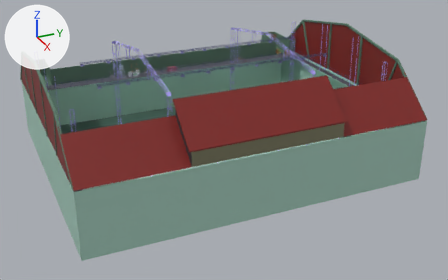
One commit to the Blender file Materials/MapLevel12.blend: the scene before it, then after it.
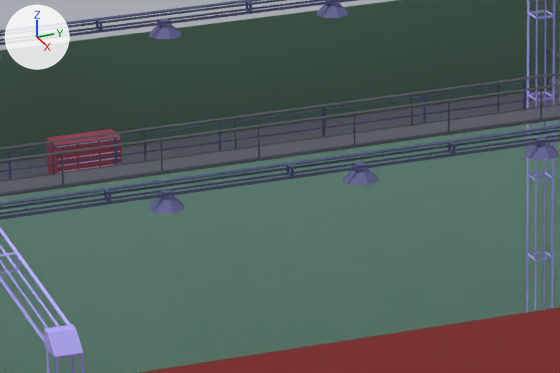
Each version appears first whole from a 50 mm lens placed at (66.6, -27.6, 27.2), pointed at (2.7, 1.2, -4.8), and next in a close-up on the part from 36% to 52% of the width and 17% to 35% of the height. The axes (+X, +Y, +Z) are drawn at upper left. The lights are the same throughout.

The first close-up shows 'BigToolbox', 'Cube.001', 'GORLampCasing', 'GORPole.006', 'InvisiblePanel.001', 'PGORFence.005', 'Plane', 'Plane.001', 'SchoolBuildingRoof.001', 'SchoolBuildingRoof.003', 'SchoolBuildingRoof.005', 'SchoolBuildingRoof.009', 'SchoolBuildingWall'.
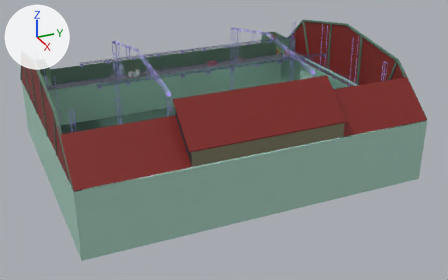
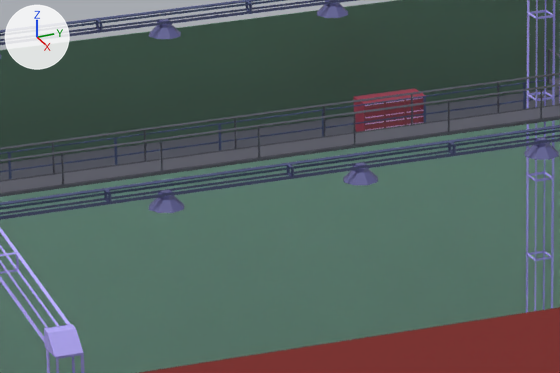
What changed in the scene script:
```text
Change ob_bigtoolbox:
    ob_bigtoolbox.location: (-11.16, -0.5, 0.04) -> (-11.16, 5.59, 0.04)
```

Location of each change, (x1, y1, x2, y2) in pixels of the close-ups (560 x 373 px):
'BigToolbox', moved: before (46, 129, 122, 174); after (353, 88, 426, 132)
'BigToolDrawer', moved: before (79, 141, 99, 170); after (386, 100, 405, 128)
'BigToolDrawer.002', moved: before (57, 144, 77, 173); after (365, 103, 384, 131)
'BigToolDrawer.001', moved: before (98, 138, 121, 167); after (406, 97, 424, 125)
